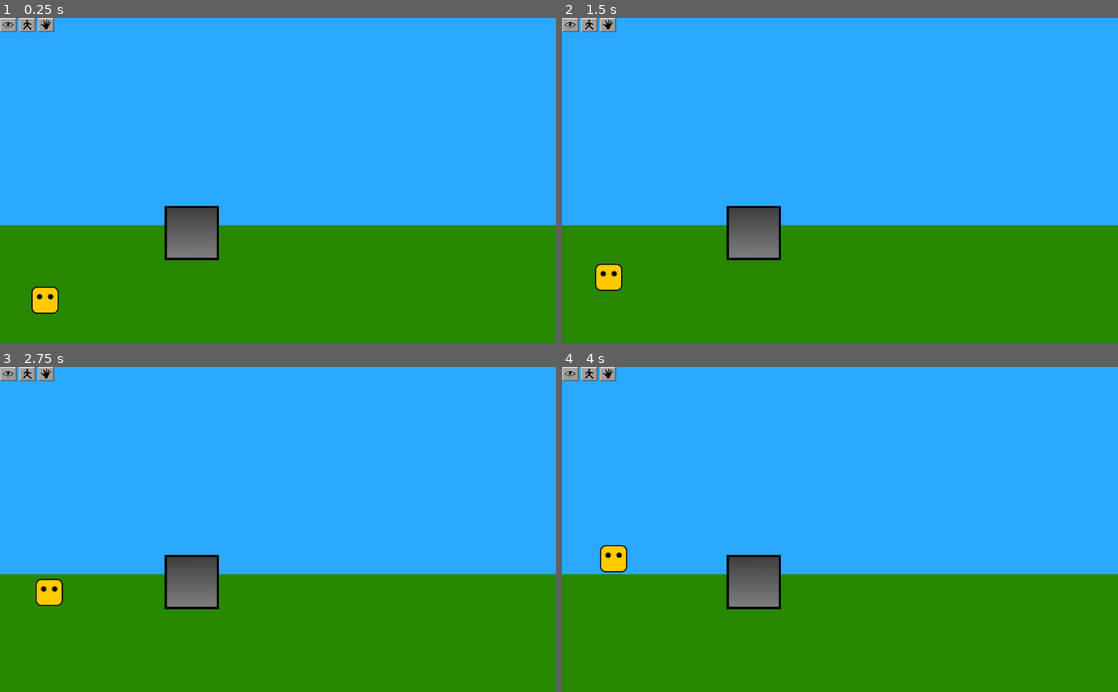
Above: before the commit, frames 1-4 (two rows, left to right).
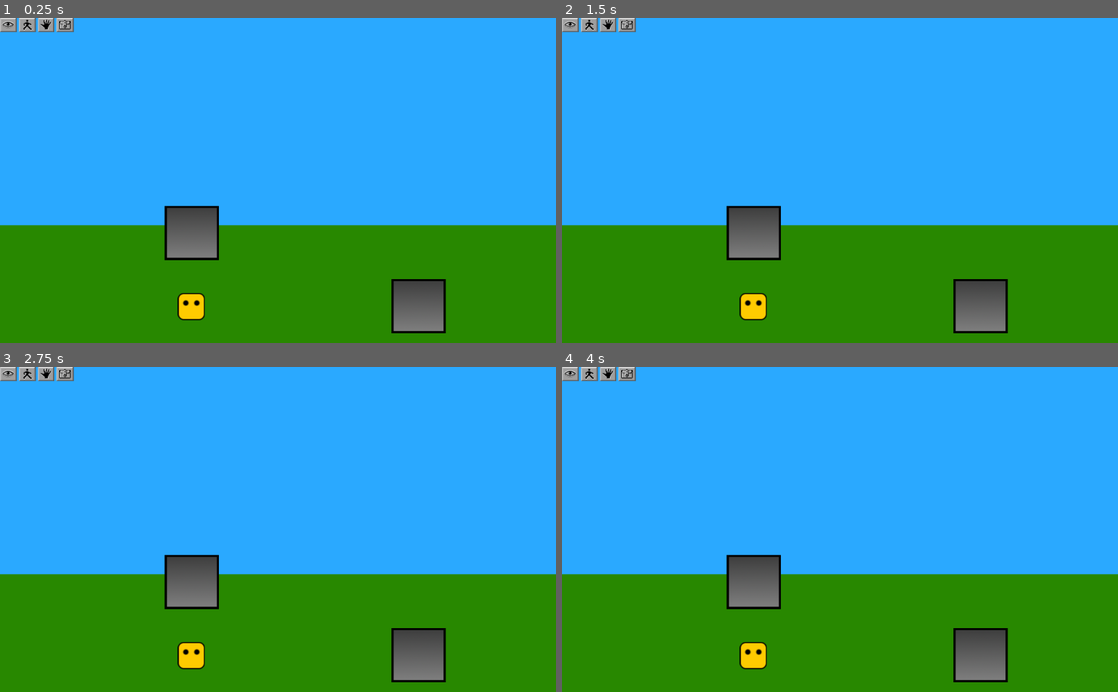
Above: after the commit, the same moments.

Repository: timdiggerm/Adventure
Game: Godot game, scene res://MainScene.tscn
The game is run twice, just before and just after one commit, with the same random seed, the same clock (stepped at 60 frames per second) and the same inputs.
Inputs (mouse positions are in pixels of both pictures, inside the frame that each line leads up to):
- Up to frame 1 (0.25 s): no input
- Up to frame 2 (1.5 s): click (628, 24) at 0.52 s; click (573, 24) at 1.25 s
- Up to frame 3 (2.75 s): click (27, 373) at 2 s
- Up to frame 4 (4 s): click (606, 373) at 2.75 s; click (573, 373) at 3.5 s

The runs differ from the first frame. In frame 1, 2.6% of the frame differs, in the area x 5-81%, y 0-98%; in frame 2, 2.6%; in frame 3, 2.6%; in frame 4, 2.6%, in the area x 6-81%, y 0-98%.

Commit message:
Added a dumb fix for navigation and player width. Added inventory button

Diff:
--- a/ActionBar.gd
+++ b/ActionBar.gd
@@ -1,4 +1,6 @@
 extends HBoxContainer
+
+signal viewInventory
 
 func _ready():
 	# Called when the node is added to the scene for the first time.
@@ -20,3 +22,7 @@
 
 func _on_HandButton_pressed()  -> void:
 	global.cursor_state = global.CURSOR_STATES.HAND
+
+
+func _on_InventoryButton_pressed():
+	emit_signal("viewInventory")
--- a/ActionBar.tscn
+++ b/ActionBar.tscn
@@ -7,6 +7,8 @@
 [ext_resource path="res://images/walkS.png" type="Texture" id=5]
 [ext_resource path="res://images/hand.png" type="Texture" id=6]
 [ext_resource path="res://images/handS.png" type="Texture" id=7]
+[ext_resource path="res://images/inventory.png" type="Texture" id=8]
+[ext_resource path="res://images/inventoryS.png" type="Texture" id=9]
 
 [node name="ActionBar" type="HBoxContainer"]
 script = ExtResource( 1 )
@@ -34,6 +36,13 @@
 texture_pressed = ExtResource( 7 )
 stretch_mode = 5
 
+[node name="InventoryButton" type="TextureButton" parent="."]
+margin_left = 104.0
+margin_right = 136.0
+margin_bottom = 26.0
+texture_normal = ExtResource( 8 )
+texture_pressed = ExtResource( 9 )
 [connection signal="pressed" from="LookButton" to="." method="_on_LookButton_pressed"]
 [connection signal="pressed" from="WalkButton" to="." method="_on_WalkButton_pressed"]
 [connection signal="pressed" from="HandButton" to="." method="_on_HandButton_pressed"]
+[connection signal="pressed" from="InventoryButton" to="." method="_on_InventoryButton_pressed"]
--- a/AdvObject.gd
+++ /dev/null
@@ -1,43 +0,0 @@
-extends KinematicBody2D
-
-class_name AdvObject
-
-signal message(msg)
-
-var hh : float
-var stationary : bool;
-
-func _ready():
-	stationary = true;
-	add_to_group("Entities")
-	set_init_hh()
-
-func _process(delta):
-	update_z()
-
-func get_collision_shape() -> Shape2D:
-	return (get_node("CollisionShape2D") as CollisionShape2D).get_shape()
-
-func get_collision_box() -> CollisionShape2D:
-	return get_node("CollisionShape2D") as CollisionShape2D
-
-func _on_ClickBox_clicked() -> void:
-	match global.cursor_state:
-		global.CURSOR_STATES.WALK:
-			pass
-		global.CURSOR_STATES.HAND:
-			pass
-		global.CURSOR_STATES.LOOK:
-			emit_signal("message", "You see the object")
-		global.CURSOR_STATES.SMELL:
-			pass
-		global.CURSOR_STATES.TASTE:
-			pass
-		global.CURSOR_STATES.LISTEN:
-			pass
-
-func update_z() -> void:
-	z_index = -(global.height - self.global_position.y - hh)
-
-func set_init_hh() -> void:
-	hh = (get_child(1) as Sprite).get_texture().get_height()/2
--- a/AdvObject.tscn
+++ /dev/null
@@ -1,28 +0,0 @@
-[gd_scene load_steps=5 format=2]
-
-[ext_resource path="res://AdvObject.gd" type="Script" id=1]
-[ext_resource path="res://images/obj.png" type="Texture" id=2]
-[ext_resource path="res://ClickBox.gd" type="Script" id=3]
-
-[sub_resource type="RectangleShape2D" id=1]
-extents = Vector2( 10, 5 )
-
-[node name="AdvObject" type="KinematicBody2D"]
-script = ExtResource( 1 )
-
-[node name="CollisionShape2D" type="CollisionShape2D" parent="."]
-position = Vector2( 0, 45 )
-scale = Vector2( 3.84615, 0.625 )
-shape = SubResource( 1 )
-
-[node name="Sprite" type="Sprite" parent="."]
-texture = ExtResource( 2 )
-
-[node name="ClickBox" type="Area2D" parent="."]
-script = ExtResource( 3 )
-
-[node name="CollisionPolygon2D" type="CollisionPolygon2D" parent="ClickBox"]
-polygon = PoolVector2Array( 50, -50, 50, 50, -50, 50, -50, -50 )
-disabled = true
-
-[connection signal="clicked" from="ClickBox" to="." method="_on_ClickBox_clicked"]
--- a/AdvThing.gd
+++ b/AdvThing.gd
@@ -5,12 +5,14 @@
 signal message(msg)
 
 var hh : float
-var stationary : bool;
+var stationary : bool
+var id : int
 
 func _ready():
 	stationary = true;
 	add_to_group("Entities")
 	set_init_hh()
+	id = global.nextId()
 
 func _process(delta):
 	update_z()
@@ -41,4 +43,7 @@
 	z_index = -(global.height - self.global_position.y - hh)
 
 func set_init_hh() -> void:
-	hh = (get_child(2) as Sprite).get_texture().get_height()/2
+	hh = (get_child(2) as Sprite).get_texture().get_height()/2.0
+
+func getId() -> int:
+	return id
--- a/AdvThing.tscn
+++ b/AdvThing.tscn
@@ -8,7 +8,7 @@
 script = ExtResource( 1 )
 
 [node name="CollisionPoly" type="CollisionPolygon2D" parent="."]
-polygon = PoolVector2Array( -50, 50, 50, 50, 40, 40, -40, 40 )
+polygon = PoolVector2Array( -50, 50, 50, 50, 50, 40, -50, 40 )
 
 [node name="ClickBox" type="Area2D" parent="."]
 script = ExtResource( 2 )
--- a/MainScene.gd
+++ b/MainScene.gd
@@ -42,4 +42,7 @@
 
 func _handle_message(msg) -> void:
 	dialog_box.displayMessage(msg)
-	#print(msg)
+
+func _on_ActionBar_viewInventory():
+	#show inventory screen
+	pass # Replace with function body.
--- a/MainScene.tscn
+++ b/MainScene.tscn
@@ -24,9 +24,13 @@
 script = ExtResource( 5 )
 
 [node name="Player" parent="." instance=ExtResource( 6 )]
-position = Vector2( 82.9828, 521.023 )
+position = Vector2( 352.41, 532.686 )
 
 [node name="Dialog" parent="." instance=ExtResource( 7 )]
 
 [node name="AdvThing" parent="." instance=ExtResource( 8 )]
 position = Vector2( 353.404, 396.559 )
+
+[node name="AdvThing2" parent="." instance=ExtResource( 8 )]
+position = Vector2( 770.958, 531.856 )
+[connection signal="viewInventory" from="ActionBar" to="." method="_on_ActionBar_viewInventory"]
--- a/NavigationSystem.gd
+++ b/NavigationSystem.gd
@@ -26,6 +26,18 @@
 		points.append(box.global_position + Vector2(-shape.extents.x, shape.extents.y) * box.scale * 1.5)
 		points.append(box.global_position + Vector2(-shape.extents.x, -shape.extents.y) * box.scale * 1.5)
 		points.append(box.global_position + Vector2(shape.extents.x, -shape.extents.y) * box.scale * 1.5)
+	elif shape is PoolVector2Array:
+		#loop through array and exclude the polygon from the navigation system
+		for point in shape:
+			#janky correction for problems with godot's nav system needing some work
+			var newPoint : Vector2
+			if(point.x > 0):
+				newPoint = Vector2(point.x + global.playerWidthHalf, point.y)
+			else:
+				newPoint = Vector2(point.x - global.playerWidthHalf, point.y)
+			points.append(box.global_position + newPoint * box.scale)
+			#print(point)
+			#points.append(point)
 
 	(characterNav.get_child(0) as NavigationPolygonInstance).navpoly.add_outline(points)
 	(characterNav.get_child(0) as NavigationPolygonInstance).navpoly.make_polygons_from_outlines()
--- a/Player.gd
+++ b/Player.gd
@@ -1,4 +1,4 @@
-extends AdvObject
+extends AdvThing
 
 class_name Player
 
@@ -10,7 +10,8 @@
 
 func _ready():
 	goal = self.global_position
-	stationary = false;
+	stationary = false
+	id = -1
 	set_init_hh()
 
 func _process(delta):
--- a/Player.tscn
+++ b/Player.tscn
@@ -1,25 +1,23 @@
 [gd_scene load_steps=4 format=2]
 
-[ext_resource path="res://AdvObject.tscn" type="PackedScene" id=1]
-[ext_resource path="res://Player.gd" type="Script" id=2]
+[ext_resource path="res://Player.gd" type="Script" id=1]
+[ext_resource path="res://ClickBox.gd" type="Script" id=2]
 [ext_resource path="res://images/player.png" type="Texture" id=3]
 
+[node name="Player" type="KinematicBody2D"]
+script = ExtResource( 1 )
 
-[node name="Player" instance=ExtResource( 1 )]
+[node name="CollisionPolygon2D" type="CollisionPolygon2D" parent="."]
+polygon = PoolVector2Array( -19.6363, 24.8473, -25.0843, 18.3105, -25.0843, -18.9271, -17.9165, -25.2208, 18.7967, -25.2208, 25.2652, -18.9271, 25.2652, 18.1357, 19.1463, 24.7791 )
 
+[node name="ClickBox" type="Area2D" parent="."]
 script = ExtResource( 2 )
-speed = 50
 
-[node name="CollisionShape2D" parent="." index="0"]
-
-position = Vector2( -0.0119894, 19.4049 )
-scale = Vector2( 2.48191, 1.10842 )
-
-[node name="Sprite" parent="." index="1"]
-
-texture = ExtResource( 3 )
-
-[node name="CollisionPolygon2D" parent="ClickBox" index="0"]
-
+[node name="CollisionPolygon2D" type="CollisionPolygon2D" parent="ClickBox"]
 position = Vector2( 0.128517, 0 )
 polygon = PoolVector2Array( 25.1023, 18.0384, 18.6675, 24.9517, -17.6217, 24.9517, -25.0604, 18.0384, -25.0129, -18.5062, -17.5592, -25.3174, 17.7816, -25.1889, 25.1068, -18.1207 )
+disabled = true
+
+[node name="Sprite" type="Sprite" parent="."]
+texture = ExtResource( 3 )
+[connection signal="clicked" from="ClickBox" to="." method="_on_ClickBox_clicked"]
--- a/global.gd
+++ b/global.gd
@@ -3,6 +3,8 @@
 var cursor_state
 var height = 1000
 var scaleFactor = 0
+var idGenerator : RandomNumberGenerator
+var playerWidthHalf = 30
 
 # class member variables go here, for example:
 # var a = 2
@@ -10,7 +12,12 @@
 
 func _ready():
 	cursor_state = global.CURSOR_STATES.WALK
-	pass
+	idGenerator = RandomNumberGenerator.new()
+	#idGenerator.set_seed(0)
+	idGenerator.randomize()
+
+func nextId() -> int:
+	return idGenerator.randi()
 
 #func _process(delta):
 #	# Called every frame. Delta is time since last frame.
--- a/project.godot
+++ b/project.godot
@@ -10,11 +10,6 @@
 
 _global_script_classes=[ {
 "base": "KinematicBody2D",
-"class": "AdvObject",
-"language": "GDScript",
-"path": "res://AdvObject.gd"
-}, {
-"base": "KinematicBody2D",
 "class": "AdvThing",
 "language": "GDScript",
 "path": "res://AdvThing.gd"
@@ -24,13 +19,12 @@
 "language": "GDScript",
 "path": "res://NavigationSystem.gd"
 }, {
-"base": "AdvObject",
+"base": "AdvThing",
 "class": "Player",
 "language": "GDScript",
 "path": "res://Player.gd"
 } ]
 _global_script_class_icons={
-"AdvObject": "",
 "AdvThing": "",
 "NavigationSystem": "",
 "Player": ""
Not shown: 1 places in ActionBar.tscn that only renumber resources
Binary file added: images/inventory.png
Not shown, added: images/inventory.png.import
Binary file added: images/inventoryS.png
Not shown, added: images/inventoryS.png.import
Not shown, added: images/satchel.png.import
Not shown, added: images/satchelS.png.import
